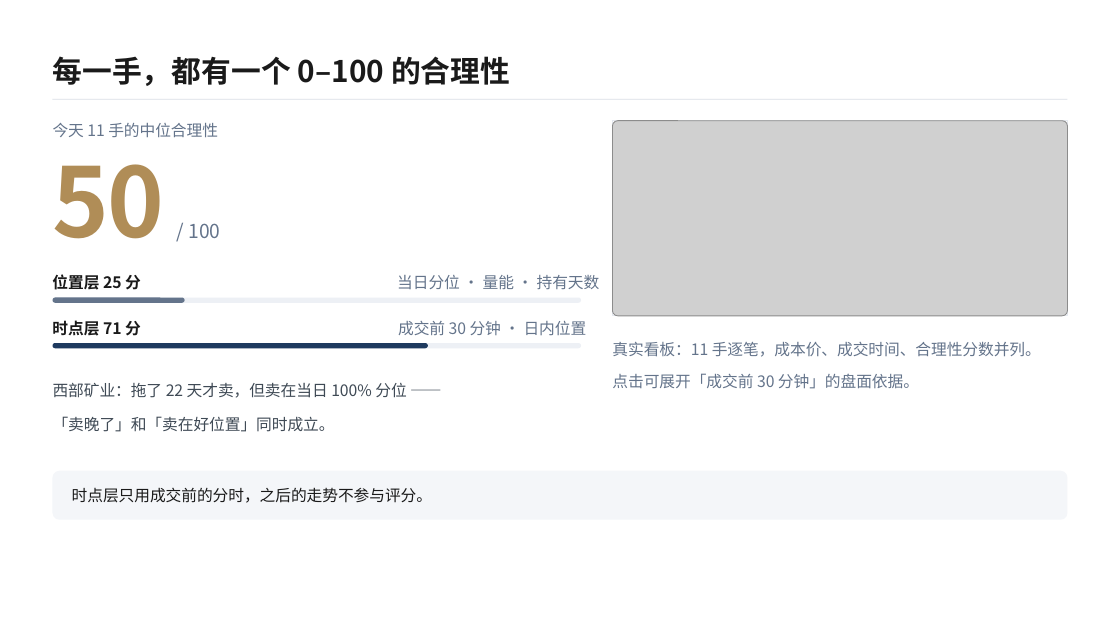
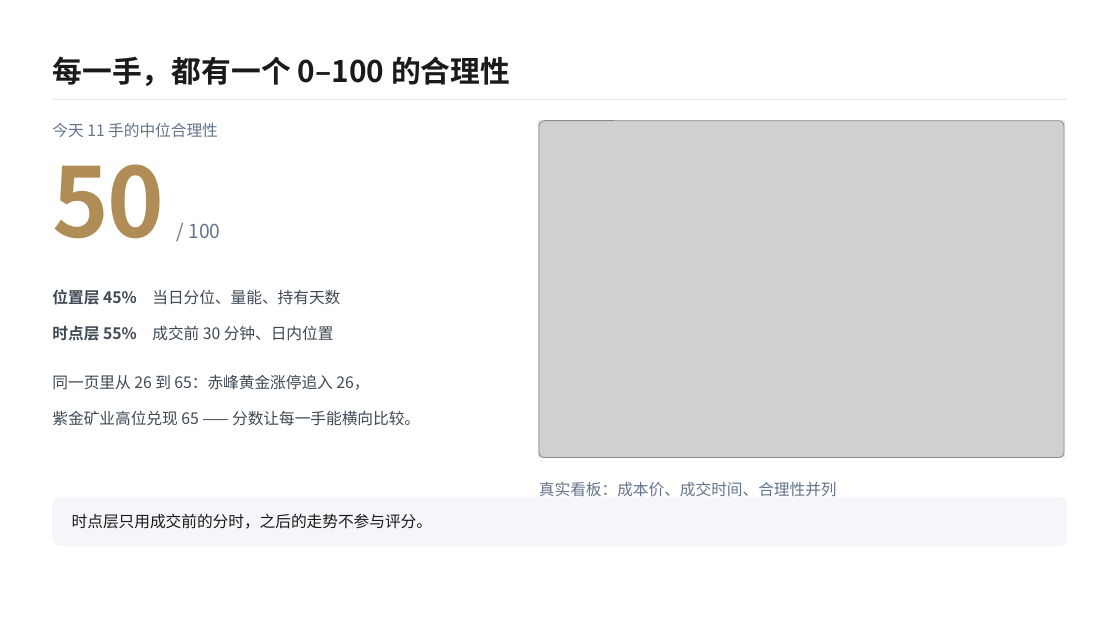
Before and after one commit to www498/ashare-review, a slide deck: slide 6 of ppt/复盘台答辩/复盘台答辩.pptx. Drawn at 1120x630 pixels with LibreOffice and Linux fonts; fonts in the diff are those of the drawing; grey boxes stand for pictures. Boxes give left, top, right and bottom in pixels: in the first picture for what was removed or moved away, otherwise in the second. Text is boxed around its words. In the diff, an @@ line names an element or a change of style, - is before the commit and + after.

Commit message:
PPT 图文对齐：按内容重裁三张界面图，第 6 页举例改为图内可见的两笔，画像展开 16 型全谱

```diff
--- a/ppt/复盘台答辩/复盘台答辩.pptx
+++ b/ppt/复盘台答辩/复盘台答辩.pptx
@@ rectangle: place and size @@
-rectangle at box(613, 121, 1068, 316)
+rectangle at box(539, 121, 1065, 458)
@@ picture added at box(539, 121, 1065, 458) @@
@@ picture removed at box(613, 121, 1068, 316) @@
@@ text removed at box(52, 274, 141, 290) @@
-位置层 25 分
@@ rounded rectangle removed at box(52, 297, 581, 302) @@
@@ rounded rectangle removed at box(52, 297, 184, 302) @@
@@ text added at box(52, 289, 340, 341), 13.5 pt, text #3F4A55 @@
+位置层 45% 当日分位、量能、持有天数
+时点层 55% 成交前 30 分钟、日内位置
@@ text removed at box(397, 275, 600, 289) @@
-当日分位 · 量能 · 持有天数
@@ text removed at box(52, 320, 141, 336) @@
-时点层 71 分
@@ text removed at box(398, 321, 587, 335) @@
-成交前 30 分钟 · 日内位置
@@ rounded rectangle removed at box(52, 343, 581, 348) @@
@@ rounded rectangle removed at box(52, 343, 428, 348) @@
@@ text added at box(52, 375, 420, 426), 13.5 pt, text #3F4A55 @@
+同一页里从 26 到 65：赤峰黄金涨停追入 26，
+紫金矿业高位兑现 65 —— 分数让每一手能横向比较。
@@ text removed at box(53, 383, 406, 432) @@
-西部矿业：拖了 22 天才卖，但卖在当日 100% 分位 ——
-「卖晚了」和「卖在好位置」同时成立。
@@ rounded rectangle: place and size @@
-rounded rectangle at box(52, 471, 1067, 519)
+rounded rectangle at box(52, 497, 1067, 546)
@@ text at box(539, 482, 837, 496): text changed @@
-真实看板：11 手逐笔，成本价、成交时间、合理性分数并列。
-点击可展开「成交前 30 分钟」的盘面依据。
+真实看板：成本价、成交时间、合理性并列
@@ text "时点层只用成交前的分时，之后的走势不参与评分。": place and size @@
-text "时点层只用成交前的分时，之后的走势不参与评分。" at box(72, 487, 432, 503)
+text "时点层只用成交前的分时，之后的走势不参与评分。" at box(72, 513, 432, 529)
```
Also in this commit, not shown: 3 other slides changed, 9 other files.
